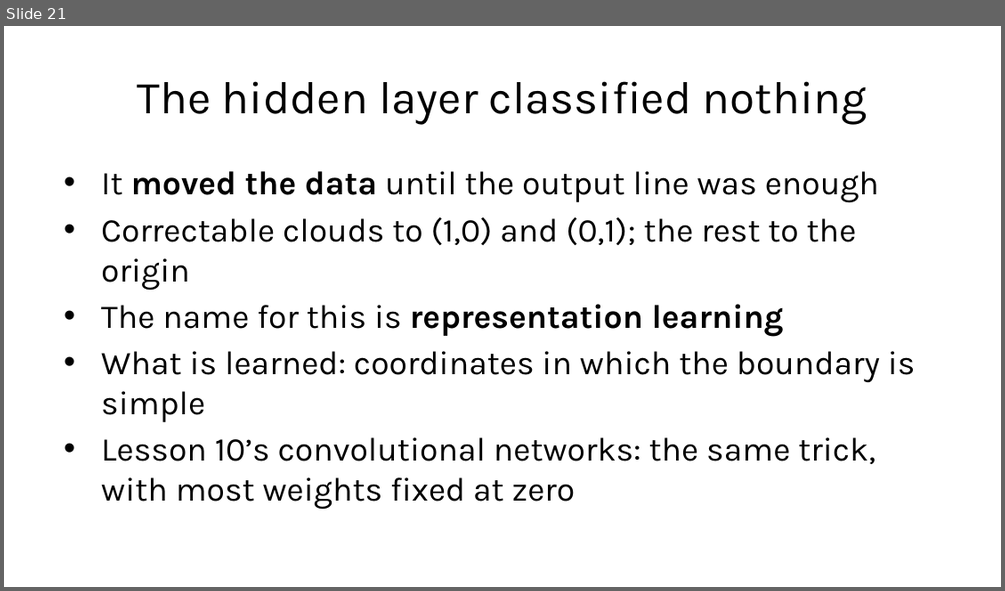
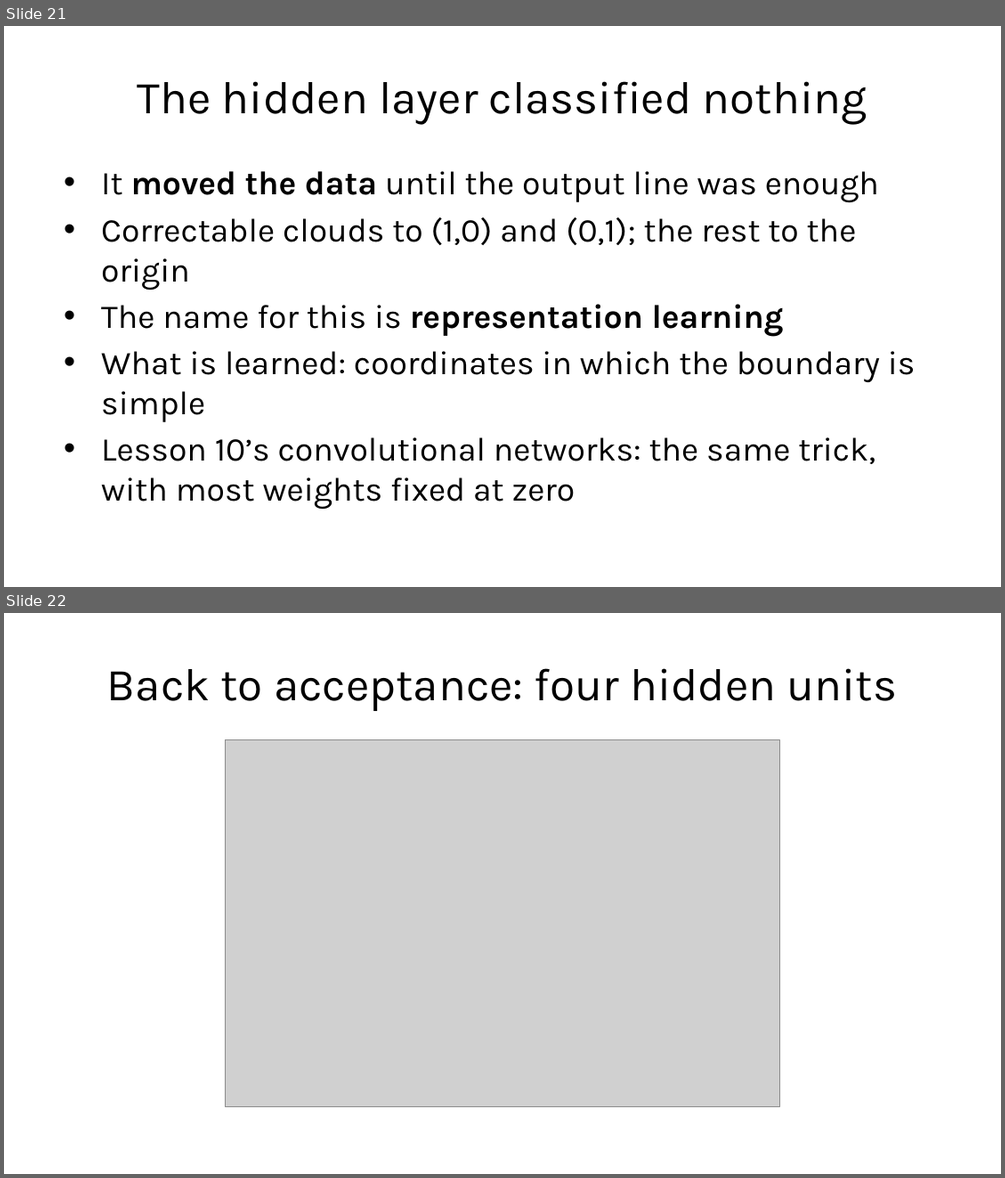
Before and after one commit to fabioantonini/technologies-for-artificial-intelligence, a slide deck: Lessons/09_neural_networks/Slides/neural_networks_slides.pptx. Shown one above the other, each under a label of ours: slide 21 before the commit, slides 21 and 22 after it. The pictures are 1005x591 and 1005x1178 pixels, drawn with LibreOffice and Linux fonts; fonts in the diff are those of the drawing; grey boxes stand for pictures; background and template pictures are left out. Boxes give left, top, right and bottom in pixels: in the first picture for what was removed or moved away, otherwise in the second. Text is boxed around its words. In the diff, an @@ line names an element or a change of style, - is before the commit and + after.

```diff
--- a/Lessons/09_neural_networks/Slides/neural_networks_slides.pptx
+++ b/Lessons/09_neural_networks/Slides/neural_networks_slides.pptx
@@ slide 22 added at (4,613,1001,1174), background #FFFFFF @@
@@ title added at (107,668,898,711), 33 pt, text #1A1A1A @@
+Back to acceptance: four hidden units
@@ picture added at (226,740,779,1106) @@
```
Also in this commit, not shown: 4 slides changed, 6 other files.
